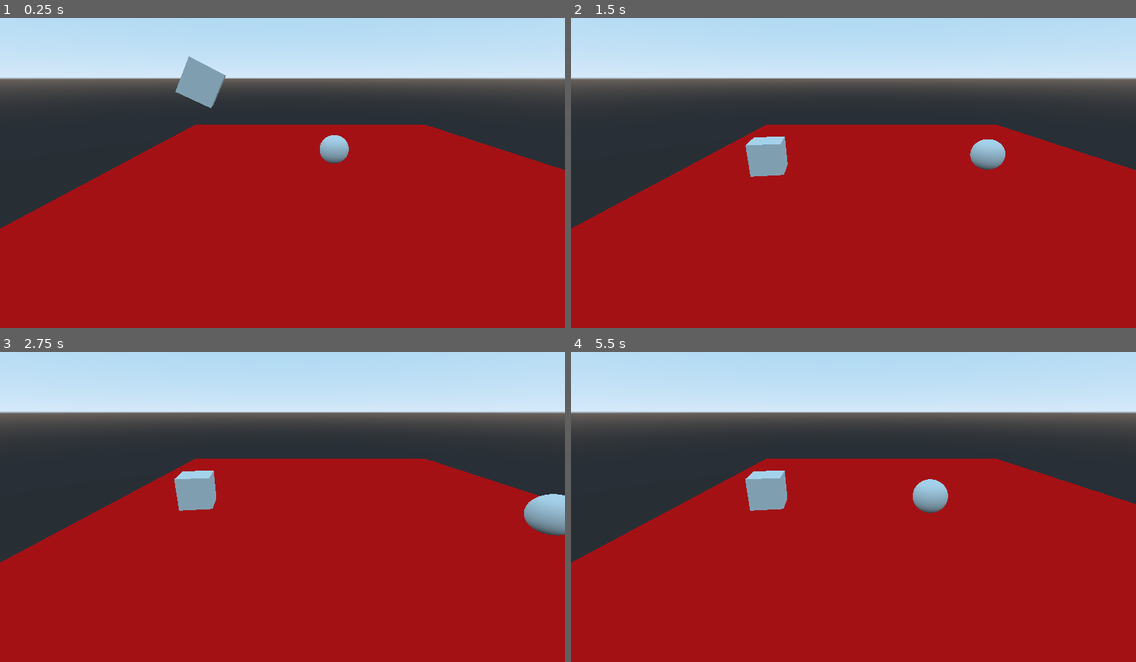
Above: before the commit, frames 1-4 (two rows, left to right).
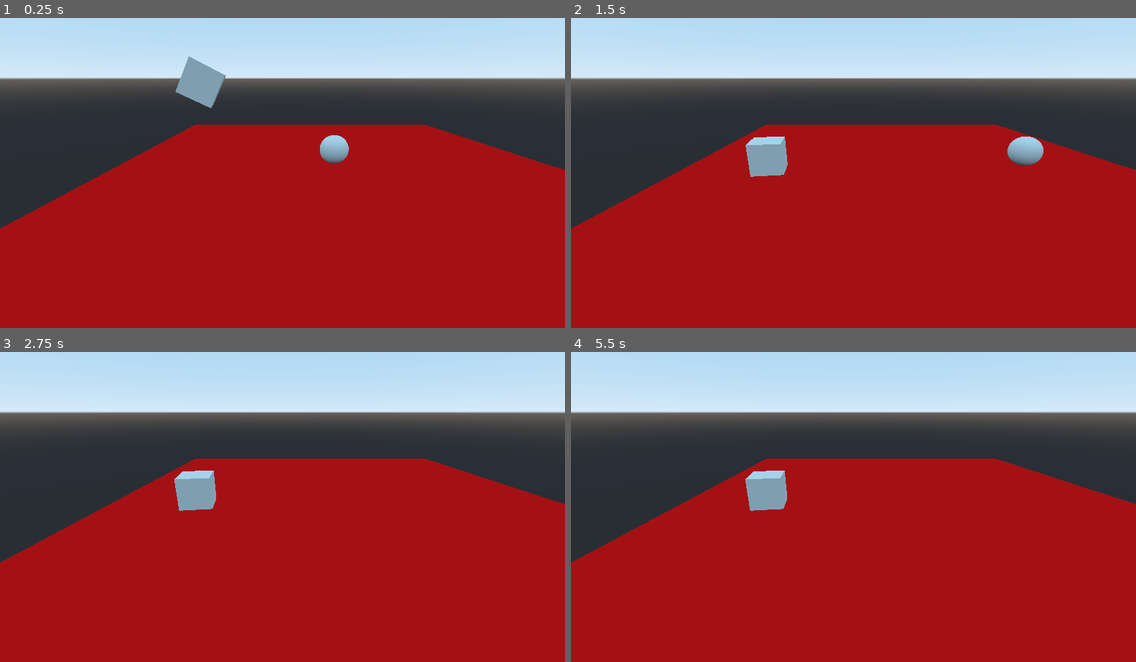
Above: after the commit, the same moments.

Repository: toimisto/rollballgenesis
Game: Godot game, scene res://Level.tscn
Two runs of this game, one before a commit and one after it. Both use one fixed random seed, a clock stepped at 60 frames per second and the inputs below. The project has no main scene, so this scene is started directly.
Inputs:
- Up to frame 1 (0.25 s): no input
- Up to frame 2 (1.5 s): hold Right (ui_right) 0.53-1.28 s; hold Down (ui_down) from 1.28 s (still down)
- Up to frame 3 (2.75 s): release Down (ui_down) at 2.03 s; hold Right (ui_right) from 2.03 s (still down)
- Up to frame 4 (5.5 s): release Right (ui_right) at 2.78 s; hold Up (ui_up) 2.78-3.53 s; hold Left (ui_left) 3.53-5.03 s; hold Down (ui_down) from 5.03 s (still down)

The runs differ from the first frame. In frame 1, less than 0.1% of the frame differs, in the area x 56-62%, y 40-41%; in frame 2, 1.0%, in the area x 70-84%, y 38-49%; in frame 3, 0.8%; in frame 4, 0.5%.

Commit message:
Change ball physics

Diff:
--- a/assets/Shinji.tscn
+++ b/assets/Shinji.tscn
@@ -1,6 +1,6 @@
 [gd_scene load_steps=4 format=2]
 
-[sub_resource type="BoxShape" id=1]
+[sub_resource type="SphereShape" id=5]
 
 [sub_resource type="SpatialMaterial" id=4]
 flags_transparent = true
@@ -8,10 +8,10 @@
 [sub_resource type="SphereMesh" id=3]
 material = SubResource( 4 )
 
-[node name="Shinji" type="KinematicBody"]
+[node name="Shinji" type="RigidBody"]
 
 [node name="CollisionShape" type="CollisionShape" parent="."]
-shape = SubResource( 1 )
+shape = SubResource( 5 )
 
 [node name="MeshInstance" type="MeshInstance" parent="."]
 mesh = SubResource( 3 )
--- a/scripts/Shinji.gd
+++ b/scripts/Shinji.gd
@@ -1,34 +1,13 @@
-extends KinematicBody
+extends RigidBody
 
-var velocity = Vector3(0,0,0)
-const SPEED = 6
-const ROTSPEED = 7
+const movementSpeed = 25
 
 func _ready():
 	pass
 
 func _physics_process(delta):
+	var xSpeed = Input.get_action_strength("ui_right") - Input.get_action_strength("ui_left")
+	var zSpeed = Input.get_action_strength("ui_down") - Input.get_action_strength("ui_up")
+	var movementVec = Vector3(xSpeed, 0, zSpeed) * movementSpeed
 
-	if Input.is_action_pressed("ui_right") and Input.is_action_pressed("ui_left"):
-		velocity.x = 0
-	elif Input.is_action_pressed("ui_right"):
-		velocity.x = SPEED
-		$MeshInstance.rotate_z(deg2rad(-ROTSPEED))
-	elif Input.is_action_pressed("ui_left"):
-		velocity.x = -SPEED
-		$MeshInstance.rotate_z(deg2rad(ROTSPEED))
-	else:
-		velocity.x = lerp(velocity.x,0,0.1)
-
-	if Input.is_action_pressed("ui_up") and Input.is_action_pressed("ui_down"):
-		velocity.z = 0
-	elif Input.is_action_pressed("ui_up"):
-		velocity.z = -SPEED
-		$MeshInstance.rotate_x(deg2rad(-ROTSPEED))
-	elif Input.is_action_pressed("ui_down"):
-		velocity.z = SPEED
-		$MeshInstance.rotate_z(deg2rad(ROTSPEED))
-	else:
-		velocity.z = lerp(velocity.z,0,0.1)
-
-	move_and_slide(velocity)
+	add_central_force(movementVec)
